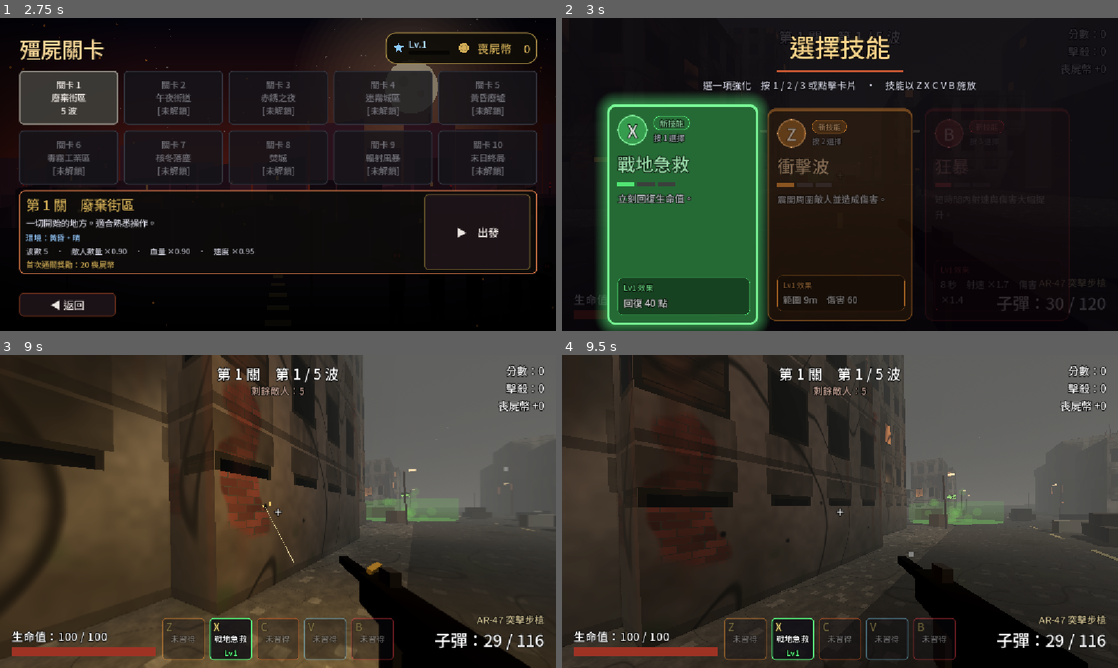
Above: before the commit, frames 1-4 (two rows, left to right).
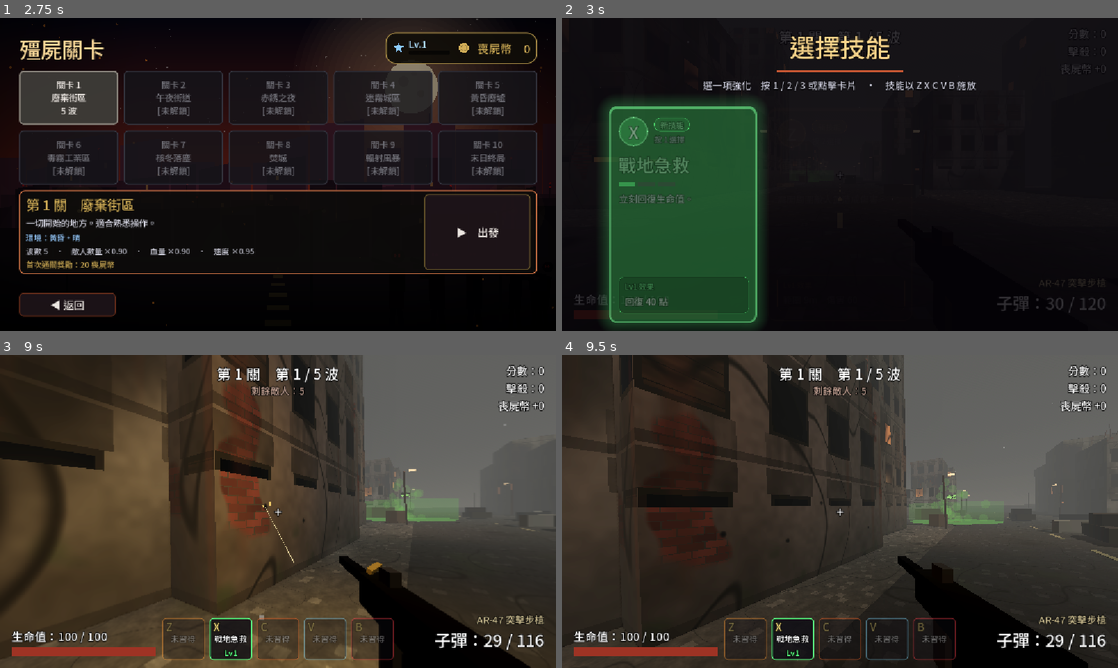
Above: after the commit, the same moments.

Repository: a201009200979603117-create/abandoned-city-fps
Game: Godot game, scene res://main.tscn
Two runs of this game, one before a commit and one after it. Both use one fixed random seed, a clock stepped at 60 frames per second and the inputs below.
Inputs (mouse positions are in pixels of both pictures, inside the frame that each line leads up to):
- Up to frame 1 (2.75 s): click "開始遊戲" at 0.5 s; click (172, 124) at 1.27 s; click "關卡 1 廢棄街區 5 波" at 2 s
- Up to frame 2 (3 s): click "▶ 出發" at 2.75 s
- Up to frame 3 (9 s): tap Enter at 3.5 s; move the mouse to (400, 495) at 3.52 s; hold D (move_right) 3.53-4.28 s; tap G (grenade) at 3.6, 4.55, 5.1, 6.05, 6.8, 7.55, 8.3 s; click (400, 495) at 3.67 s; tap Space (jump) at 3.77, 4.52, 6.02, 6.77, 7.52 s; move the mouse to (250, 511) at 4.27 s; hold W (move_forward) 4.28-8.78 s; tap Shift (crouch) at 4.35 s; click (250, 511) at 4.42 s; move the mouse to (289, 505) at 5.02 s; click (289, 505) at 5.17 s; move the mouse to (272, 517) at 5.77 s; tap E (interact) at 5.85 s; click (272, 517) at 5.92 s; move the mouse to (316, 514) at 6.52 s; tap H (medkit) at 6.6 s; click (316, 514) at 6.67 s; tap R (reload) at 7.15 s; move the mouse to (233, 508) at 7.27 s; tap T (plate) at 7.35 s; click (233, 508) at 7.42 s; move the mouse to (283, 511) at 8.02 s; hold Ctrl (sprint) 8.03-8.78 s; click (283, 511) at 8.17 s; move the mouse to (255, 505) at 8.77 s; hold D (move_right) from 8.78 s (still down); tap 1 at 8.85 s; click (255, 505) at 8.92 s
- Up to frame 4 (9.5 s): keep holding D (move_right); tap Space (jump) at 9.02 s; tap G (grenade) at 9.05 s

Frame 1 is identical in both runs. In frame 2, 10% of the frame differs, in the area x 6-90%, y 24-100%; in frame 3, less than 0.1%; in frame 4, 0.1%.

Commit message:
Fix web freeze and missing audio: bake audio to files, async level loading with progress screen
- Bake all synthesized SFX/music into res://audio/*.wav (loaded at start instead of synthesizing in WebAssembly)
- Level builder and BR spawning are time-sliced across frames with a loading screen
- Menu boot keeps 3D disabled; tests follow the real start-up flow
- Add tests/bake_audio.gd to regenerate audio files

Co-Authored-By: Claude Sonnet 5.5 <noreply@anthropic.com>
Claude-Session: https://claude.ai/code/session_01XcoE9MueszwiMQ5Lq3UGXY

Diff:
--- a/autoload/game.gd
+++ b/autoload/game.gd
@@ -13,6 +13,7 @@
 signal skill_cast(id: String, evolved: bool)
 signal kill_feed(text: String)
 signal banner(text: String)
+signal level_loaded                                                  # 關卡 / 地圖建構完成
 signal toast(title: String, text: String, color: Color)         # 成就 / 任務 / 升級通知
 signal hit_detail(zone: String, killed: bool, damage: float, pos: Vector3)   # 命中部位：head / body / leg
 signal boss_changed(boss: Node)                                  # Boss 出場 / 死亡（HUD 血條）
@@ -29,6 +30,9 @@
 var total_waves: int = 5
 var enemies_remaining: int = 0
 var skip_menu: bool = false
+var gameplay_boot: bool = false     # 目前這次場景載入是「開始遊戲」（需要建構關卡）；回到主選單時為 false
+var level_ready: bool = false       # 關卡是否已建構完成
+var load_progress: float = 0.0      # 載入進度 0~1（載入畫面用）
 var show_lobby: bool = false
 
 # 模式："zombie"（殭屍關卡）或 "br"（大逃殺）
@@ -93,6 +97,9 @@
 	mode = new_mode
 	_apply_level(new_level)
 	skip_menu = true
+	gameplay_boot = true
+	level_ready = false
+	load_progress = 0.0
 	show_lobby = false
 	get_tree().paused = false
 	get_tree().reload_current_scene()
@@ -104,6 +111,8 @@
 
 func return_to_lobby() -> void:
 	skip_menu = false
+	gameplay_boot = false
+	level_ready = false
 	show_lobby = true
 	get_tree().paused = false
 	get_tree().reload_current_scene()
--- a/autoload/sfx.gd
+++ b/autoload/sfx.gd
@@ -1,15 +1,55 @@
 extends Node
-# 以程式合成的簡易音效（不需要任何音檔）
+# 音效與音樂：全部由程式合成，但「預先烘焙」成 res://audio/*.wav 隨遊戲發佈，執行時直接載入，
+# 避免在手機 / 網頁（單執行緒 WebAssembly）啟動時花數秒到數十秒即時合成而卡死、無聲。
+# 重新烘焙：AC_BAKE=1 godot --path . -s tests/bake_audio.gd（會以合成程式重新產生並覆寫音檔）
 
 const RATE: int = 22050
 const AudioSynth = preload("res://scripts/data/audio_synth.gd")
 
+const BAKED_DIR: String = "res://audio/"
+const BAKED_NAMES: Array = [
+	"shoot", "empty", "reload", "hit", "die", "hurt", "pickup", "wave", "win", "lose", "step", "ambient",
+	"groan1", "groan2", "groan3", "screech", "roar", "heartbeat", "hit_head", "kill_ding", "explosion",
+	"grenade_pin", "far_shot", "ui_click", "ui_hover", "ui_back", "beep", "wave_clear", "siren", "thunder",
+	"rain", "car_alarm", "boss_loop",
+]
+const LOOPING: Array = ["ambient", "rain", "boss_loop", "music_lobby"]
+
 var sounds: Dictionary = {}
 var ambient_player: AudioStreamPlayer
+var baked: bool = false
+
+
+# 載入預先烘焙的音檔；全部存在才算成功（否則退回即時合成，供開發與重新烘焙使用）
+func _try_load_baked() -> bool:
+	if OS.get_environment("AC_BAKE") == "1":
+		return false
+	var names: Array = BAKED_NAMES.duplicate()
+	names.append("music_lobby")
+	for n in names:
+		if not ResourceLoader.exists(BAKED_DIR + str(n) + ".wav"):
+			return false
+	for n in names:
+		var wav := load(BAKED_DIR + str(n) + ".wav") as AudioStreamWAV
+		if wav == null:
+			return false
+		if LOOPING.has(n):
+			wav.loop_mode = AudioStreamWAV.LOOP_FORWARD
+			wav.loop_begin = 0
+			wav.loop_end = wav.data.size() / 2
+		if n == "music_lobby":
+			music_stream = wav
+		else:
+			sounds[n] = wav
+	return true
 
 
 func _ready() -> void:
 	process_mode = Node.PROCESS_MODE_ALWAYS
+	baked = _try_load_baked()
+	if baked:
+		_init_audio_extras.call_deferred()
+		return
 	sounds["shoot"] = _synth(0.22, _gen_shoot)
 	sounds["empty"] = _synth(0.06, _gen_empty)
 	sounds["reload"] = _synth(0.6, _gen_reload)
@@ -221,22 +261,22 @@
 	music_player.volume_db = -80.0
 	add_child(music_player)
 
-	sounds["groan1"] = _make_groan(1.9, 118.0, 66.0, 0.22, 520.0, 980.0, 0.5)
-	sounds["groan2"] = _make_groan(1.4, 150.0, 92.0, 0.3, 640.0, 1250.0, 0.55)
-	sounds["groan3"] = _make_groan(2.4, 95.0, 58.0, 0.38, 430.0, 820.0, 0.65)
-	sounds["screech"] = _make_groan(1.1, 360.0, 620.0, 0.35, 950.0, 2100.0, 0.7)
-	sounds["roar"] = _make_groan(2.6, 82.0, 52.0, 0.45, 380.0, 760.0, 0.75)
-	sounds["heartbeat"] = _synth(0.7, _gen_heartbeat)
-	sounds["hit_head"] = _synth(0.16, _gen_hit_head)
-	sounds["kill_ding"] = _synth(0.35, _gen_kill_ding)
-	sounds["explosion"] = _make_explosion()
-	sounds["grenade_pin"] = _synth(0.12, _gen_empty)
-	sounds["far_shot"] = _make_far_shot()
-	# 輕量的介面音效：立即產生
-	sounds["ui_click"] = AudioSynth.ui_click()
-	sounds["ui_hover"] = AudioSynth.ui_hover()
-	sounds["ui_back"] = AudioSynth.ui_back()
-	sounds["beep"] = AudioSynth.beep()
+	if not baked:
+		sounds["groan1"] = _make_groan(1.9, 118.0, 66.0, 0.22, 520.0, 980.0, 0.5)
+		sounds["groan2"] = _make_groan(1.4, 150.0, 92.0, 0.3, 640.0, 1250.0, 0.55)
+		sounds["groan3"] = _make_groan(2.4, 95.0, 58.0, 0.38, 430.0, 820.0, 0.65)
+		sounds["screech"] = _make_groan(1.1, 360.0, 620.0, 0.35, 950.0, 2100.0, 0.7)
+		sounds["roar"] = _make_groan(2.6, 82.0, 52.0, 0.45, 380.0, 760.0, 0.75)
+		sounds["heartbeat"] = _synth(0.7, _gen_heartbeat)
+		sounds["hit_head"] = _synth(0.16, _gen_hit_head)
+		sounds["kill_ding"] = _synth(0.35, _gen_kill_ding)
+		sounds["explosion"] = _make_explosion()
+		sounds["grenade_pin"] = _synth(0.12, _gen_empty)
+		sounds["far_shot"] = _make_far_shot()
+		sounds["ui_click"] = AudioSynth.ui_click()
+		sounds["ui_hover"] = AudioSynth.ui_hover()
+		sounds["ui_back"] = AudioSynth.ui_back()
+		sounds["beep"] = AudioSynth.beep()
 	rain_player = AudioStreamPlayer.new()
 	rain_player.volume_db = -80.0
 	add_child(rain_player)
@@ -249,8 +289,11 @@
 	Game.state_changed.connect(_on_game_state)
 	Game.wave_started.connect(func(_w: int) -> void:
 		play("roar", -4.0, randf_range(0.9, 1.05)))
-	_start_music_build()
+	if not baked:
+		_start_music_build()
 	_on_game_state(Game.state)
+	if baked and rain_wanted > 0.0:
+		start_rain(rain_wanted)
 
 
 func apply_music_volume() -> void:
--- a/scripts/br/br_manager.gd
+++ b/scripts/br/br_manager.gd
@@ -70,13 +70,16 @@
 
 
 func _ready() -> void:
-	if not Game.is_br() or Game.state == Game.State.MENU:
+	if not Game.is_br() or not Game.gameplay_boot:
 		set_process(false)
 		return
 	_start_match.call_deferred()
 
 
 func _start_match() -> void:
+	# 等地圖分幀建構完成、且 HUD 已開局（物理恢復運作）
+	while not Game.level_ready or Game.state == Game.State.MENU:
+		await get_tree().process_frame
 	# 等地圖碰撞體註冊進物理空間
 	await get_tree().physics_frame
 	await get_tree().physics_frame
@@ -100,8 +103,9 @@
 	for i in 3:
 		spawn_gun(_random_gun(), ground_point(spawn, 4.0, 12.0))
 
-	_spawn_bots(spawn)
-	_spawn_loot()
+	# 分幀生成（每個 AI / 每批道具之間讓出一幀），避免網頁 / 手機在開局瞬間卡住
+	await _spawn_bots(spawn)
+	await _spawn_loot()
 	_build_zone()
 	_begin_hold()
 	started = true
@@ -160,6 +164,7 @@
 		bot.global_position = pos
 		bot.start_drop(randf_range(150.0, 260.0))
 		bots.append(bot)
+		await get_tree().process_frame
 		# 每個 AI 出生點附近放兩把槍
 		for j in 2:
 			spawn_gun(_random_gun(), ground_point(pos, 3.0, 9.0))
@@ -168,12 +173,17 @@
 func _spawn_loot() -> void:
 	for i in 30:
 		spawn_gun(_random_gun(), ground_point(Vector3.ZERO, 0.0, 95.0))
+		if i % 6 == 5:
+			await get_tree().process_frame
 	for i in 14:
 		spawn_item("grenade", ground_point(Vector3.ZERO, 0.0, 95.0))
+	await get_tree().process_frame
 	for i in 15:
 		spawn_item("medkit", ground_point(Vector3.ZERO, 0.0, 95.0))
+	await get_tree().process_frame
 	for i in 16:
 		spawn_item("plate", ground_point(Vector3.ZERO, 0.0, 95.0))
+	await get_tree().process_frame
 	for i in 22:
 		var pk := PICKUP_SCENE.instantiate()
 		pk.set("pickup_type", i % 2)
--- a/scripts/systems/level_builder.gd
+++ b/scripts/systems/level_builder.gd
@@ -41,9 +41,12 @@
 var skip_chance: float = 0.28
 
 
+var last_yield_ms: int = 0
+
+
 func _ready() -> void:
 	# 主選單啟動時不需要城市場景（開始遊戲會重新載入場景）：跳過建構，省下約 2000 個節點與數百 MB 顯存
-	if Game.state == Game.State.MENU:
+	if not Game.gameplay_boot:
 		return
 	if Game.is_br():
 		theme = LevelDB.BR_THEME
@@ -63,15 +66,41 @@
 	_setup_environment()
 	_setup_ground()
 	_build_roads()
-	_build_buildings()
-	_build_props()
+	_load_async()   # 其餘建構分幀進行（不 await：讓載入畫面能持續更新）
+
+
+# 分幀建構：每幀最多做約 12 毫秒的工作，網頁 / 手機上畫面不會凍結，並顯示載入進度
+func _yield_slice(progress: float = -1.0) -> void:
+	if progress >= 0.0:
+		Game.load_progress = progress
+	if Time.get_ticks_msec() - last_yield_ms > 12:
+		await get_tree().process_frame
+		last_yield_ms = Time.get_ticks_msec()
+
+
+func _load_async() -> void:
+	last_yield_ms = Time.get_ticks_msec()
+	await get_tree().process_frame
+	await _build_buildings()
+	Game.load_progress = 0.65
+	await _build_props()
+	Game.load_progress = 0.82
+	await _yield_slice()
 	_build_drums()
 	_build_hazards()
+	await _yield_slice(0.88)
 	_build_street_lights()
 	_build_boundary()
+	await _yield_slice(0.95)
 	player = get_tree().get_first_node_in_group("player") as Node3D
 	_assign_lights()
 	Sfx.start_ambient()
+	# 多等兩幀：著色器與管線在載入畫面後面先編譯，進入遊戲時不會再卡一下
+	await get_tree().process_frame
+	await get_tree().process_frame
+	Game.load_progress = 1.0
+	Game.level_ready = true
+	Game.level_loaded.emit()
 
 
 func _process(delta: float) -> void:
@@ -323,9 +352,13 @@
 
 func _build_buildings() -> void:
 	var ranges := _block_ranges()
+	var total := float(maxi(ranges.size() * ranges.size(), 1))
+	var n := 0
 	for rx in ranges:
 		for rz in ranges:
 			_fill_block(rx, rz)
+			n += 1
+			await _yield_slice(0.05 + 0.6 * float(n) / total)
 
 
 func _fill_block(rx: Vector2, rz: Vector2) -> void:
@@ -461,6 +494,8 @@
 func _build_props() -> void:
 	# 車輛殘骸（沿道路）
 	for i in 36:
+		if i % 6 == 0:
+			await _yield_slice()
 		var axis: float = ROAD_AXES[rng.randi() % ROAD_AXES.size()]
 		var along := rng.randf_range(-HALF + 4.0, HALF - 4.0)
 		var across := axis + rng.randf_range(-3.5, 3.5)
@@ -496,6 +531,8 @@
 
 	# 水泥路障
 	for i in 40:
+		if i % 8 == 0:
+			await _yield_slice()
 		var axis: float = ROAD_AXES[rng.randi() % ROAD_AXES.size()]
 		var along := rng.randf_range(-HALF + 4.0, HALF - 4.0)
 		var across := axis + rng.randf_range(-5.0, 5.0)
@@ -509,6 +546,8 @@
 	var tries := 0
 	while placed < 90 and tries < 800:
 		tries += 1
+		if tries % 16 == 0:
+			await _yield_slice()
 		var x := rng.randf_range(-HALF + 3.0, HALF - 3.0)
 		var z := rng.randf_range(-HALF + 3.0, HALF - 3.0)
 		if _in_footprint(x, z, 1.5) or _on_road(x, z, 1.0):
--- /dev/null
+++ b/tests/bake_audio.gd
@@ -0,0 +1,22 @@
+extends SceneTree
+# 烘焙音檔：以程式合成產生全部音效與大廳音樂，存成 res://audio/*.wav
+#   AC_BAKE=1 godot --path . -s tests/bake_audio.gd
+# 完成後請執行 godot --headless --path . --import 讓 Godot 匯入新音檔。
+
+func _init() -> void:
+	await process_frame
+	var sfx := root.get_node("Sfx")
+	var t0 := Time.get_ticks_msec()
+	while (not sfx.sounds.has("boss_loop") or sfx.music_stream == null) and Time.get_ticks_msec() - t0 < 90000:
+		await process_frame
+	DirAccess.make_dir_recursive_absolute("res://audio")
+	var count := 0
+	for n in sfx.BAKED_NAMES:
+		if not sfx.sounds.has(n):
+			push_error("缺少音效：" + str(n))
+			continue
+		(sfx.sounds[n] as AudioStreamWAV).save_to_wav("res://audio/%s.wav" % n)
+		count += 1
+	(sfx.music_stream as AudioStreamWAV).save_to_wav("res://audio/music_lobby.wav")
+	print("已烘焙 ", count + 1, " 個音檔")
+	quit()
--- a/tests/shoot_check.gd
+++ b/tests/shoot_check.gd
@@ -13,6 +13,7 @@
 		var game := root.get_node("Game")
 		game.mode = "zombie"
 		game._apply_level(1)
+		game.gameplay_boot = true
 		game.skip_menu = true
 		main = load("res://main.tscn").instantiate()
 		root.add_child(main)
--- a/tests/smoke.gd
+++ b/tests/smoke.gd
@@ -33,6 +33,7 @@
 	save = root.get_node("Save")
 	game.mode = mode
 	game._apply_level(level)
+	game.gameplay_boot = true
 	game.skip_menu = true   # 與正式流程一致：HUD 就緒時直接開局，關卡 / 大逃殺管理才會真的建構
 	main = load("res://main.tscn").instantiate()
 	root.add_child(main)
--- a/ui/hud.gd
+++ b/ui/hud.gd
@@ -49,6 +49,8 @@
 var banner_tween: Tween
 var toast_box: VBoxContainer
 var dmg_indicator: Control
+var loading_root: Control
+var loading_bar: ProgressBar
 var shield_bar: ProgressBar
 var item_label: Label
 var boss_box: VBoxContainer
@@ -111,10 +113,67 @@
 
 	if Game.skip_menu:
 		Game.skip_menu = false
-		_begin_run()
+		_start_after_load()
 	else:
 		_on_state_changed(Game.State.MENU)
 		Game.show_lobby = false
+
+
+# 等關卡分幀建構完成才開局；期間顯示載入畫面（網頁 / 手機上避免看起來像當機）
+func _start_after_load() -> void:
+	if Game.gameplay_boot and not Game.level_ready:
+		_show_loading()
+		while not Game.level_ready:
+			loading_bar.value = Game.load_progress
+			await get_tree().process_frame
+		loading_bar.value = 1.0
+		await get_tree().process_frame
+		loading_root.queue_free()
+		loading_root = null
+	_begin_run()
+
+
+func _show_loading() -> void:
+	if menu_ui != null:
+		menu_ui.visible = false
+	get_viewport().disable_3d = false   # 讓 3D 在載入畫面後面先渲染，著色器 / 管線提前編譯
+	loading_root = Control.new()
+	loading_root.set_anchors_preset(Control.PRESET_FULL_RECT)
+	loading_root.mouse_filter = Control.MOUSE_FILTER_STOP
+	add_child(loading_root)
+	var bg := ColorRect.new()
+	bg.color = Color(0.03, 0.02, 0.04, 1.0)
+	bg.set_anchors_preset(Control.PRESET_FULL_RECT)
+	loading_root.add_child(bg)
+	var center := CenterContainer.new()
+	center.set_anchors_preset(Control.PRESET_FULL_RECT)
+	loading_root.add_child(center)
+	var box := VBoxContainer.new()
+	box.add_theme_constant_override("separation", 16)
+	center.add_child(box)
+	var title := Label.new()
+	title.text = "載入關卡中…"
+	_style(title, 40, Color(0.95, 0.82, 0.58))
+	title.horizontal_alignment = HORIZONTAL_ALIGNMENT_CENTER
+	box.add_child(title)
+	loading_bar = ProgressBar.new()
+	loading_bar.show_percentage = false
+	loading_bar.max_value = 1.0
+	loading_bar.custom_minimum_size = Vector2(420.0, 14.0)
+	var fill := StyleBoxFlat.new()
+	fill.bg_color = Color(0.78, 0.34, 0.2)
+	fill.set_corner_radius_all(6)
+	var back := StyleBoxFlat.new()
+	back.bg_color = Color(0.1, 0.08, 0.1)
+	back.set_corner_radius_all(6)
+	loading_bar.add_theme_stylebox_override("fill", fill)
+	loading_bar.add_theme_stylebox_override("background", back)
+	box.add_child(loading_bar)
+	var tip := Label.new()
+	tip.text = "首次載入需要編譯著色器，請稍候"
+	_style(tip, 18, Color(0.7, 0.7, 0.76))
+	tip.horizontal_alignment = HORIZONTAL_ALIGNMENT_CENTER
+	box.add_child(tip)
 
 
 func _notification(what: int) -> void:
Not shown, added: audio/ambient.wav.import
Not shown, added: audio/beep.wav.import
Not shown, added: audio/boss_loop.wav.import
Not shown, added: audio/car_alarm.wav.import
Not shown, added: audio/die.wav.import
Not shown, added: audio/empty.wav.import
Not shown, added: audio/explosion.wav.import
Not shown, added: audio/far_shot.wav.import
Not shown, added: audio/grenade_pin.wav.import
Not shown, added: audio/groan1.wav.import
Not shown, added: audio/groan2.wav.import
Not shown, added: audio/groan3.wav.import
(and 58 more such lines)
